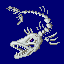
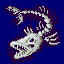
Two versions of the same layered image (64x64). Layer-by-layer changes:
painted on "Background" over box(3, 4, 61, 63)
added layer "New Layer#1" above "New Layer" over box(3, 4, 61, 63)
added layer "New Layer" over box(3, 4, 61, 63)
